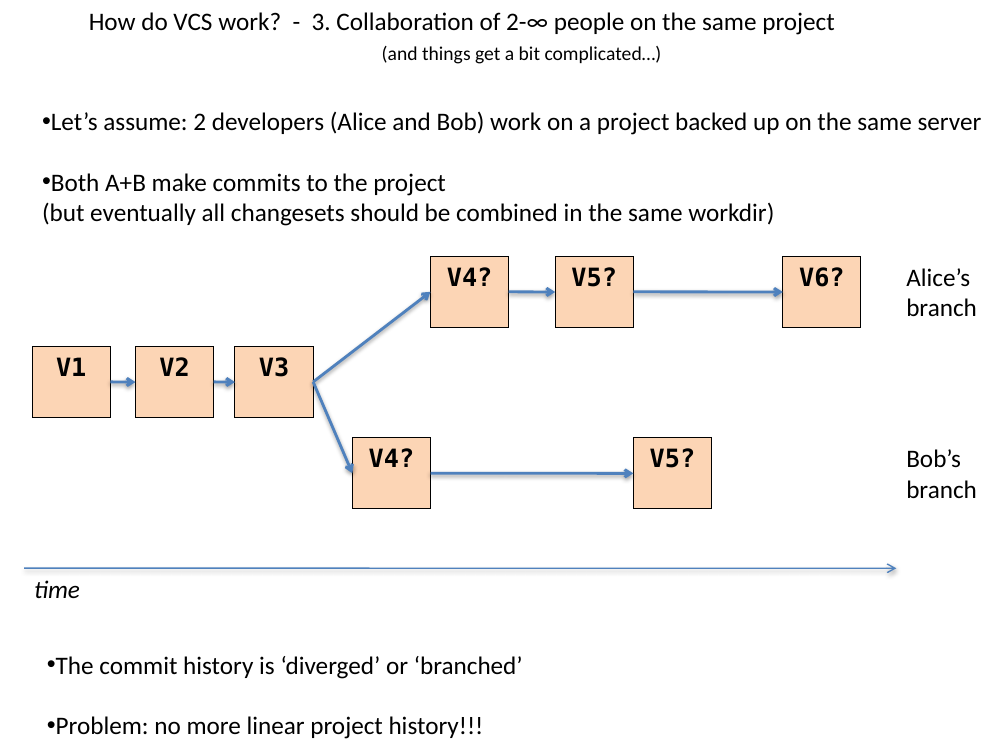
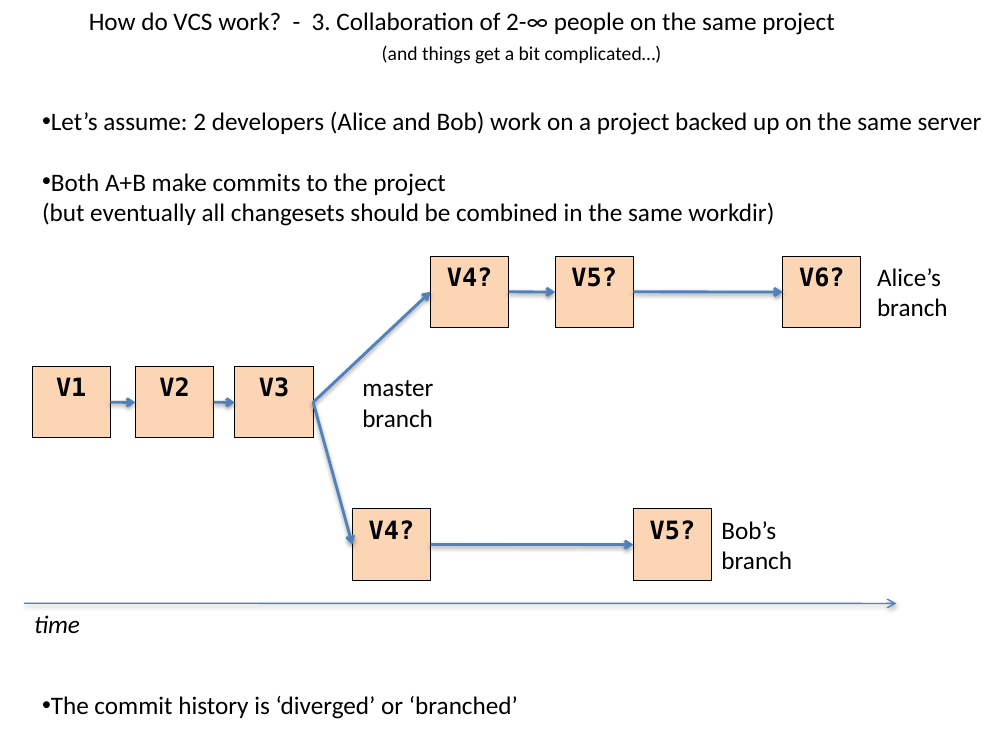
Before and after one commit to flosopher/gittalk, a slide deck: slide 9 of git_python_kurs.pptx. Drawn at 1008x756 pixels with LibreOffice and Linux fonts; fonts in the diff are those of the drawing. Boxes give left, top, right and bottom in pixels: in the first picture for what was removed or moved away, otherwise in the second. Text is boxed around its words. In the diff, an @@ line names an element or a change of style, - is before the commit and + after.

```diff
--- a/git_python_kurs.pptx
+++ b/git_python_kurs.pptx
@@ text "Alice’s branch": place and size @@
-text "Alice’s branch" at (906,268,977,316)
+text "Alice’s branch" at (877,268,948,316)
@@ arrow moved from (313, 382) - (430, 292) to (313, 402) - (430, 292) @@
@@ text added at (362,380,433,427), 18 pt, text #000000 @@
+master
+branch
@@ 3 rectangles, 2 arrows: place and size @@
-3 rectangles, 2 arrows at (32,347,313,418)
+3 rectangles, 2 arrows at (32,367,313,438)
@@ arrow moved from (313, 382) - (353, 473) to (313, 402) - (353, 544) @@
@@ text "Bob’s branch": place and size @@
-text "Bob’s branch" at (906,449,977,498)
+text "Bob’s branch" at (721,521,792,569)
@@ 2 rectangles, 1 arrow: place and size @@
-2 rectangles, 1 arrow at (353,437,712,509)
+2 rectangles, 1 arrow at (353,509,712,581)
@@ text "time": place and size @@
-text "time" at (34,580,80,598)
+text "time" at (34,615,80,633)
@@ arrow moved from (24, 569) - (896, 569) to (24, 603) - (896, 604) @@
@@ text "The commit history is ‘diverged’ ...": place and size @@
-text "The commit history is ‘diverged’ ..." at (56,656,523,739)
+text "The commit history is ‘diverged’ ..." at (51,696,518,719)
@@ text at (56,716,484,739): paragraph removed @@
-• Problem: no more linear project history!!!
```
Also in this commit, not shown: 2 other slides changed, 1 slide added.
